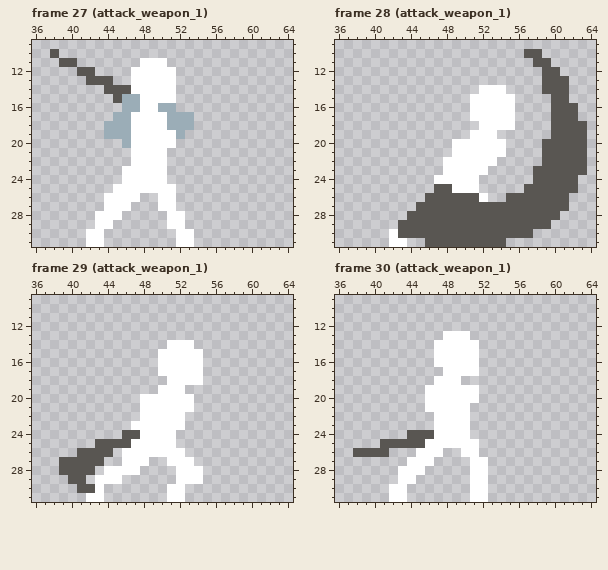
One commit to this pixel-art file: Assets/Resources/Sprites/player.aseprite. This is how it looked before the edit.
96x32 pixels, 41 frames. Shown: frame 27 (attack_weapon_1): x 36..64, y 9..31; frame 28 (attack_weapon_1): x 36..64, y 9..31; frame 29 (attack_weapon_1): x 36..64, y 9..31; frame 30 (attack_weapon_1): x 36..64, y 9..31. The commit also changed other frames, which this record leaves out.
The same view after the edit:
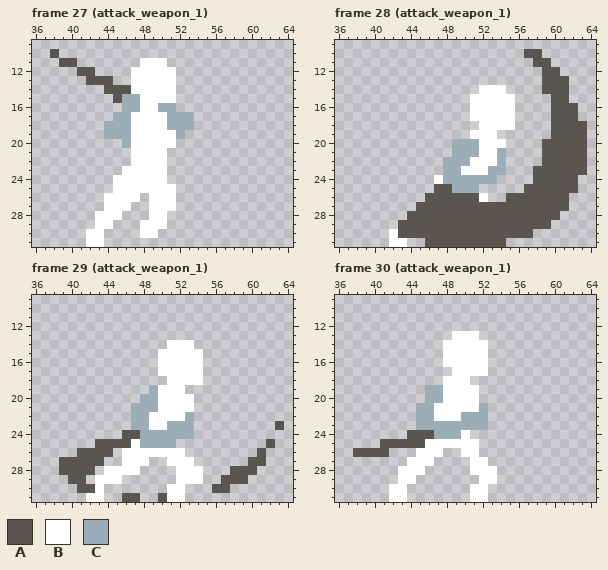
Palette (. is transparent): A #595652  B #ffffff  C #9badb7
Difference:
--- frame 27 (attack_weapon_1), layer "base"
@@ x 43..55 @@
 23 ...BBBBB.....
-24 ...BBBBB.....
+24 ..BBBBBB.....
 25 ..BBBBBBB....
-26 .BBBB..BB....
-27 .BBB...BB....
-28 BBB.....BB...
-29 BB......BB...
-30 B........BB..
-31 B........BB..
+26 .BBBB.BBB....
+27 .BBB..BBB....
+28 BBB...BB.....
+29 BB...BBB.....
+30 B....BB......
+31 B............
--- frame 28 (attack_weapon_1), layer "arms"
@@ x 46..56 @@
 19 .....BBB...
-20 ...BBBBBB..
-21 ...BBBBBB..
-22 ..BBBBBB...
-23 ..BBBBB....
-24 .BBBBB.....
-25 .AABBB.....
+20 ...CCCBBB..
+21 ...CCCBBC..
+22 ..CCCBBBC..
+23 ..CCBBBCC..
+24 .BCCCCCC...
+25 .AACCC.....
 26 AAAAAAB..AA
--- frame 29 (attack_weapon_1), layers "motion", "arms"
@@ x 36..64 @@
 18 ...............BBBB..........
-19 ..............BBB............
-20 ............BBBBBB...........
-21 ............BBBBBB...........
-22 ............BBBBB............
-23 ...........BBBBBB............
-24 ..........AABBBB.............
-25 .......AAAABBBBB.............
-26 .....AAAA.BBBBBBB............
-27 ...AAAAA..BBB..BBB...........
-28 ...AAAA.BBBB....BBB..........
-29 ....AA.BBB......BBB..........
-30 .....AAB.......BB............
-31 ......BB.......BB............
+19 .............CBBB............
+20 ............CCBBBB...........
+21 ...........CCCBBBB...........
+22 ...........CCBBBBC...........
+23 ...........CCBBCCC.........A.
+24 ..........AACCCCCC...........
+25 .......AAAABCCCC..........A..
+26 .....AAAA.BBBBBBB........A...
+27 ...AAAAA..BBB..BBB......AA...
+28 ...AAAA.BBBB....BBB...AAA....
+29 ....AA.BBB......BBB..AAA.....
+30 .....AAB.......BB...AA.......
+31 ......BB..AA..ABB............
--- frame 30 (attack_weapon_1), layers "arms", "base"
@@ x 43..54 @@
 12 ............
-13 .....BBB....
-14 ....BBBBB...
-15 ....BBBBB...
-16 ....BBBBB...
-17 .....BBBB...
-18 ....BBB.....
-19 ...BBBBBB...
-20 ...BBBBBB...
-21 ...BBBBB....
-22 ....BBBB....
-23 ....BBBB....
-24 .AAABBBB....
+13 ......BBB...
+14 .....BBBBB..
+15 .....BBBBB..
+16 .....BBBBB..
+17 ......BBBB..
+18 .....BBB....
+19 ...CCBBBB...
+20 ...CCBBBB...
+21 ..CCBBBBBC..
+22 ..CCBBBCCC..
+23 ..CCCCCCCC..
+24 .AAACCCB....
 25 AAABBBBBB...
@@ x 49..55 @@
 27 ..BB...
-28 ..BB...
-29 ..BB...
+28 ..BBB..
+29 ...BB..
 30 ..BB...
Where, in picture pixels (left, top, right, bottom), the same in both pictures:
changed: (113, 175, 194, 247)
changed: (443, 139, 506, 193)
changed: (131, 385, 194, 448)
added: (212, 421, 284, 493)
added: (122, 493, 167, 502)
changed: (416, 331, 497, 484)
